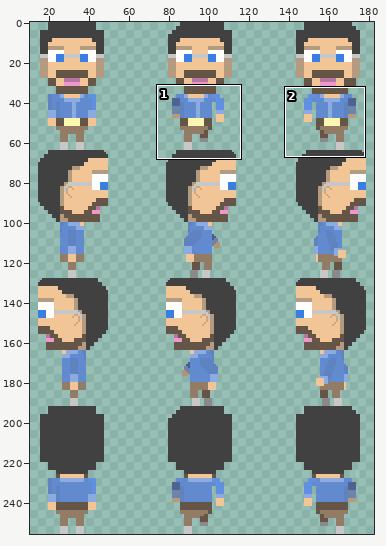
Two versions of one sprite sheet, images/sprites/player.png. The first picture is a wide view before the edit; the outline marks the close-up.
Close-up. Old version:
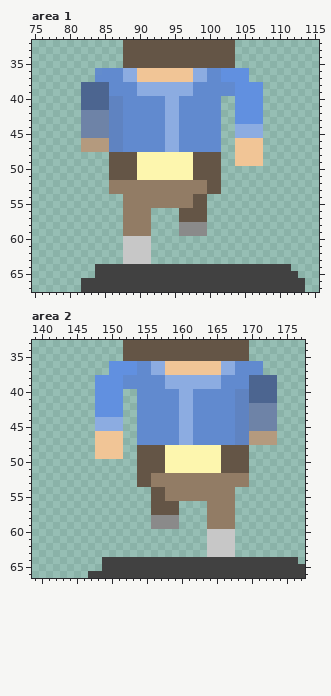
The file is 192x256 pixels. Pixels under 10% opacity are left out. Colours within 5 levels of each other are drawn and written as one. Shown: area 1: x 75..115, y 32..67; area 2: x 139..177, y 33..66. The wide view leaves out empty margins. The commit also changed other parts of the picture, which this record leaves out.
After the commit:
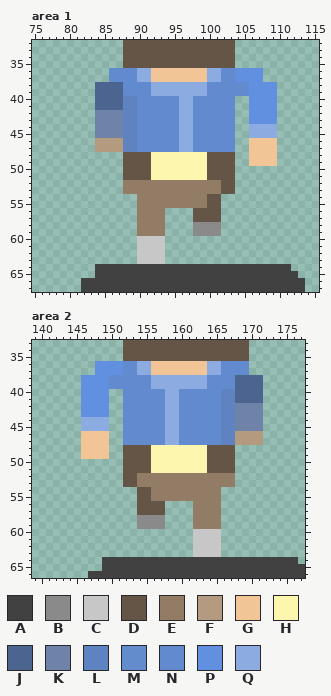
Palette (. is transparent): A #414141  B #8a8a8a  C #c7c7c7  D #645546  E #927c65  F #b49a7e  G #f1c596  H #fdf6ae  J #4c6590  K #6e83a7  L #5f83c1  M #618acff4  N #618acf  P #6190e0  Q #8cace1
Difference:
Changed rows in their new state; - is an unchanged pixel.
Area 1:
first column x 82:
36 --..M-NNQQ------GGQQNN--PP--
37 --..--NNQQ------GGQQNN--PP--
38 ..--JJ--NN------QQ----NN--PP
39 ..--JJ--NN------QQ----NN--PP
40 ..--JJLL----NNQQ----NN..--PP
41 ..--JJLL----NNQQ----NN..--PP
42 ..--KKLL----NNQQ----NN..--PP
43 ..--KKLL----NNQQ----NN..--PP
44 ..--KKLL----NNQQ----NN..--QQ
45 ..--KKLL----NNQQ----NN..--QQ
46 ..--FFLL----NNQQ----NN..--GG
47 ..--FFLL----NNQQ----NN..--GG
48 ----..--DD------HH--DD..--GG
49 ----..--DD------HH--DD..--GG
50 ----..--DD------HH--DD------
51 ----..--DD------HH--DD------
52 ----..------------EEDD------
53 ----..------------EEDD------
54 ------..--------EEDD--------
55 ------..--------EEDD--------
56 ------..--EE--..--DD--------
57 ------..--EE--..--DD--------
58 ------..--EE--..--BB--------
59 ------..--EE--..--BB--------
60 ------..--CC----------------
61 ------..--CC----------------
62 ------..--CC----------------
63 ------..--CC----------------
Area 2:
first column x 146:
36 --PP--NNQQGG------QQNN--..--
37 --PP--NNQQGG------QQNN--..--
38 PP--NN----QQ------NN--JJ--..
39 PP--NN----QQ------NN--JJ--..
40 PP--..NN----QQNN----LLJJ--..
41 PP--..NN----QQNN----LLJJ--..
42 PP--..NN----QQNN----LLKK--..
43 PP--..NN----QQNN----LLKK--..
44 QQ--..NN----QQNN----LLKK--..
45 QQ--..NN----QQNN----LLKK--..
46 GG--..NN----QQNN----LLFF--..
47 GG--..NN----QQNN----LLFF--..
48 GG--..DD--HH------DD--..----
49 GG--..DD--HH------DD--..----
50 ------DD--HH------DD--..----
51 ------DD--HH------DD--..----
52 ------DDEE------------..----
53 ------DDEE------------..----
54 --------DDEE--------..------
55 --------DDEE--------..------
56 --------DD--..--EE--..------
57 --------DD--..--EE--..------
58 --------BB--..--EE--..------
59 --------BB--..--EE--..------
60 ----------------CC--..------
61 ----------------CC--..------
62 ----------------CC--..------
63 ----------------CC--..------
Boxes around the changes in both close-ups, in picture pixels (x1, y1, x2, y2):
changed: (81, 68, 277, 264)
changed: (81, 361, 277, 557)
